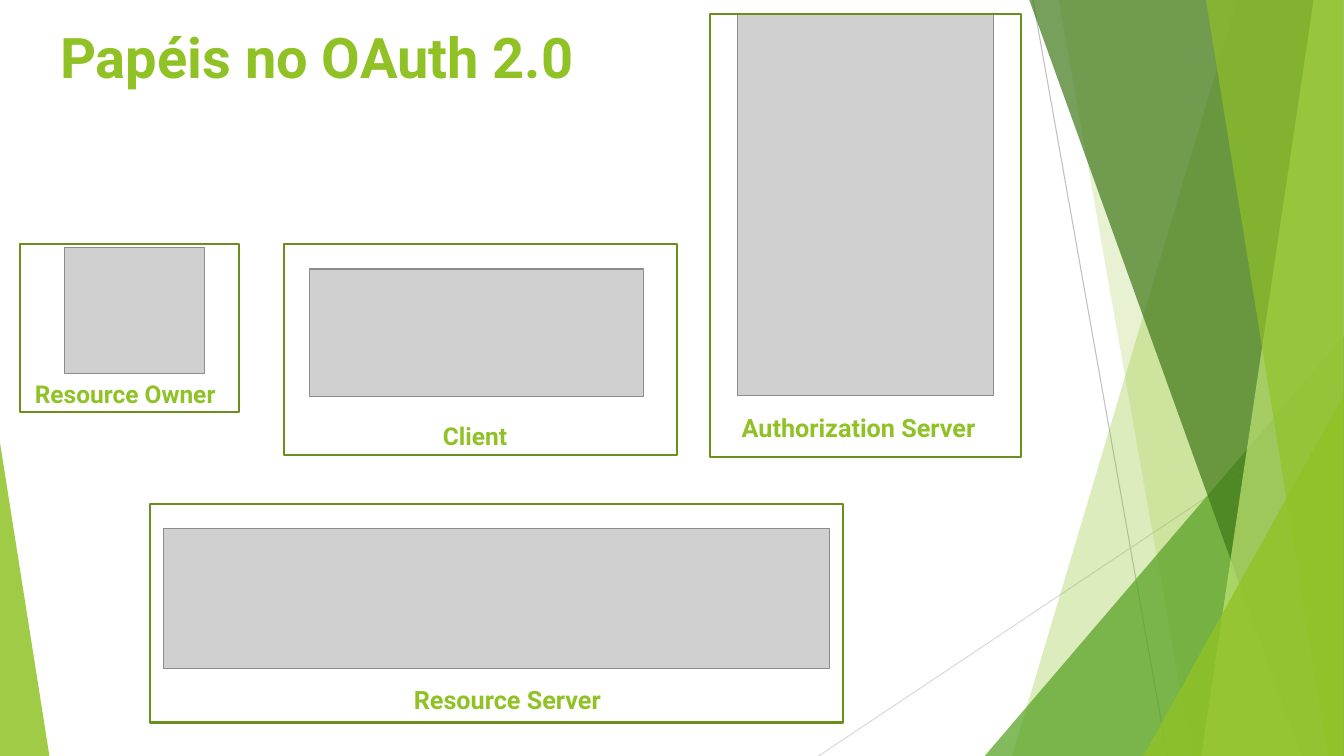
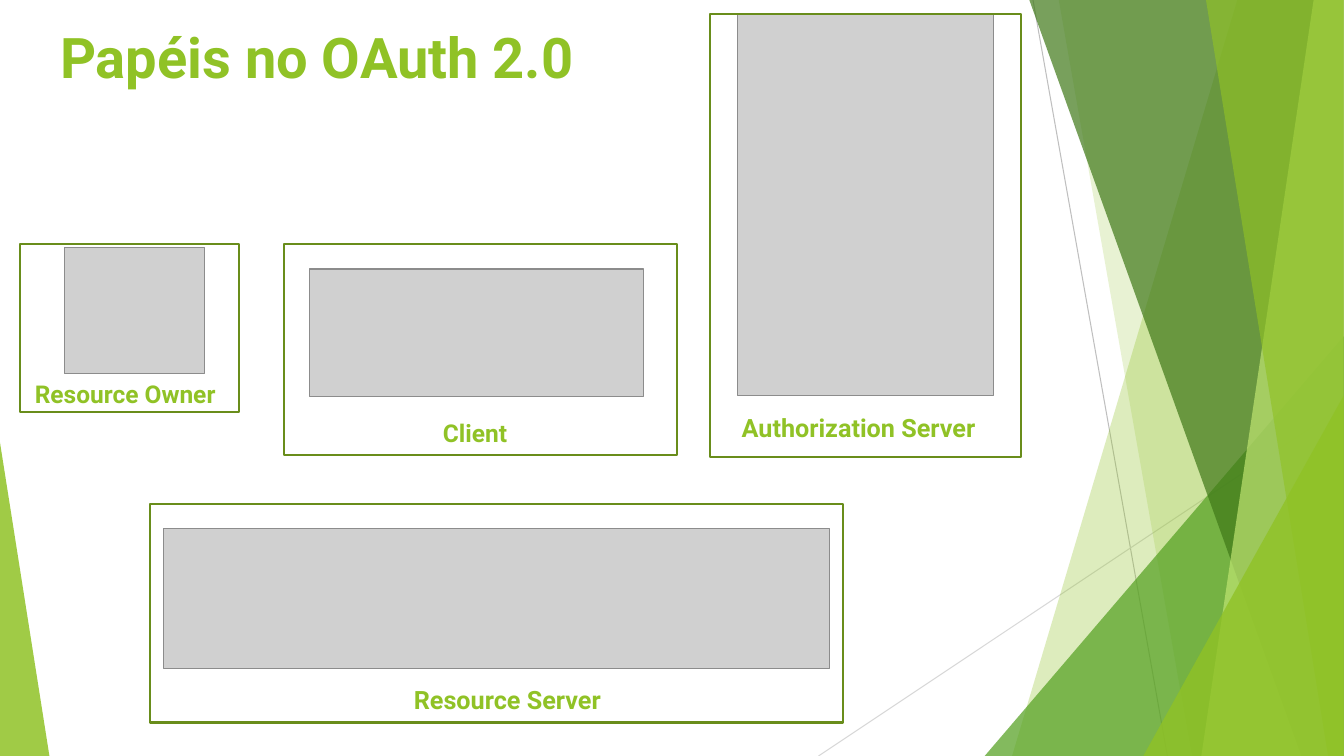
Before and after one commit to andrewmaia/OAuth2-OpenId-Apresentacao-Microsoft-Entra, a slide deck: slide 6 of Apresentacao.pptx. Drawn at 1344x756 pixels with LibreOffice and Linux fonts; fonts in the diff are those of the drawing; grey boxes stand for pictures. Boxes give left, top, right and bottom in pixels: in the first picture for what was removed or moved away, otherwise in the second. Text is boxed around its words. In the diff, an @@ line names an element or a change of style, - is before the commit and + after.

```diff
--- a/Apresentacao.pptx
+++ b/Apresentacao.pptx
@@ rectangle at (284, 244, 677, 456): outline #6B901C 1.5 pt to #698D1B 1.5 pt @@
@@ text "Client" at (443, 423, 507, 443): line spacing 1 to 0.9 @@
```
Also in this commit, not shown: 16 other slides changed, 2 other files.
